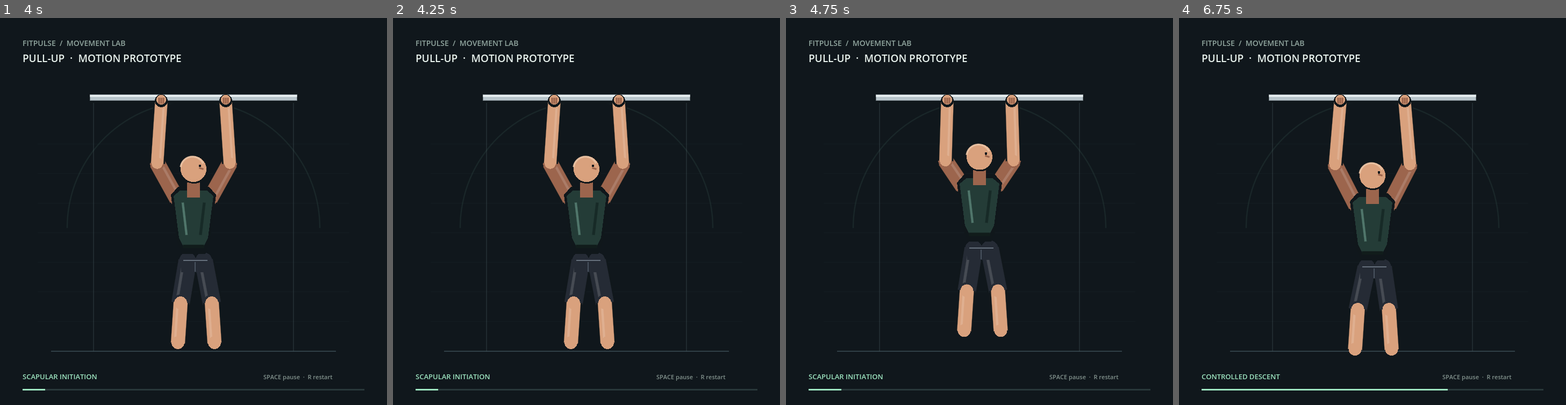
Above: before the commit, frames 1-4 (left to right).
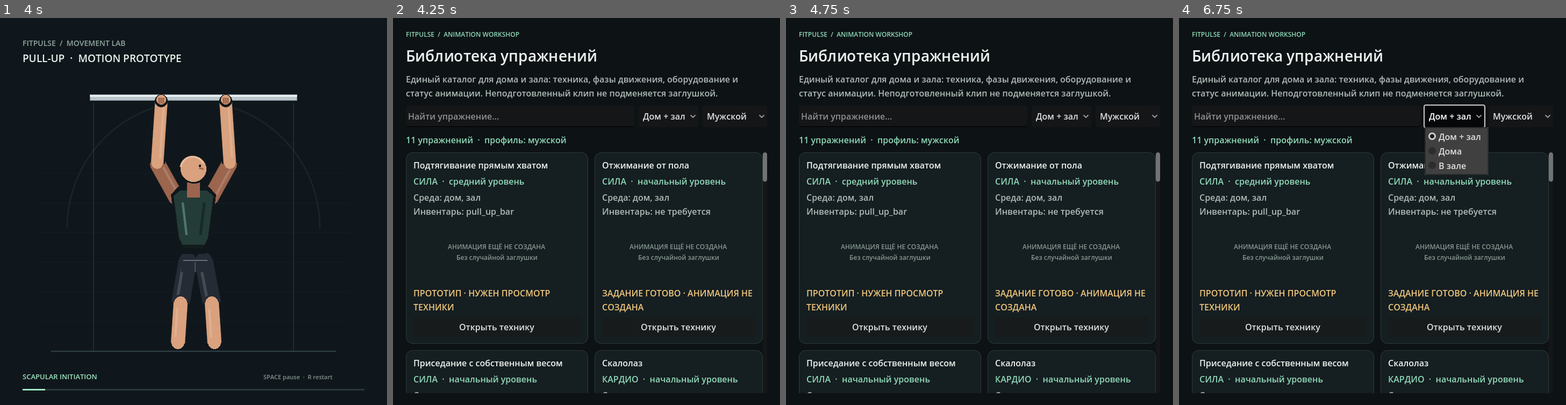
Above: after the commit, the same moments.

Repository: simaklaw/fitpulse-godot-animation-studio
Game: Godot game, scene res://scenes/pull_up_preview.tscn
Same seed, same stepped clock (60 frames per second), same inputs: the game is played once before the commit and once after it.
Inputs (mouse positions are in pixels of both pictures, inside the frame that each line leads up to):
- Up to frame 1 (4 s): tap Enter at 0.5, 2, 3.5 s; hold Right 0.53-1.28 s; tap R at 0.6, 3.6 s; tap Space at 0.77, 1.25, 1.52, 2.75, 3.02, 3.77 s; hold Left 1.28-2.03 s; tap 1 at 1.35 s; hold Right 2.03-3.53 s; tap 2 at 2.1 s; tap 3 at 2.85 s; hold Left from 3.53 s (still down)
- Up to frame 2 (4.25 s): keep holding Left; tap Escape at 4.15 s
- Up to frame 3 (4.75 s): keep holding Left; tap 1 at 4.35 s; tap Space at 4.52 s
- Up to frame 4 (6.75 s): tap 2 at 5.1 s; release Left at 5.78 s; hold Right 5.78-6.5 s; tap 3 at 5.85 s; tap Space at 6.02 s; click (1453, 114) at 6.5 s, where only the run after the commit has a clickable "Дом + зал"

Frame 1 is identical in both runs. In frame 2, 14% of the frame differs, in the area x 3-97%, y 3-97%; in frame 3, 13%; in frame 4, 16%.

Commit message:
feat(godot): return from pull-up preview to catalog

Diff:
--- a/scripts/pull_up_preview.gd
+++ b/scripts/pull_up_preview.gd
@@ -48,6 +48,8 @@
                 cycle_seconds = 3.2
             KEY_3:
                 cycle_seconds = 2.5
+            KEY_ESCAPE:
+                get_tree().change_scene_to_file("res://scenes/exercise_catalog_preview.tscn")
 
 func _draw() -> void:
     draw_rect(Rect2(Vector2.ZERO, CANVAS), BG)
